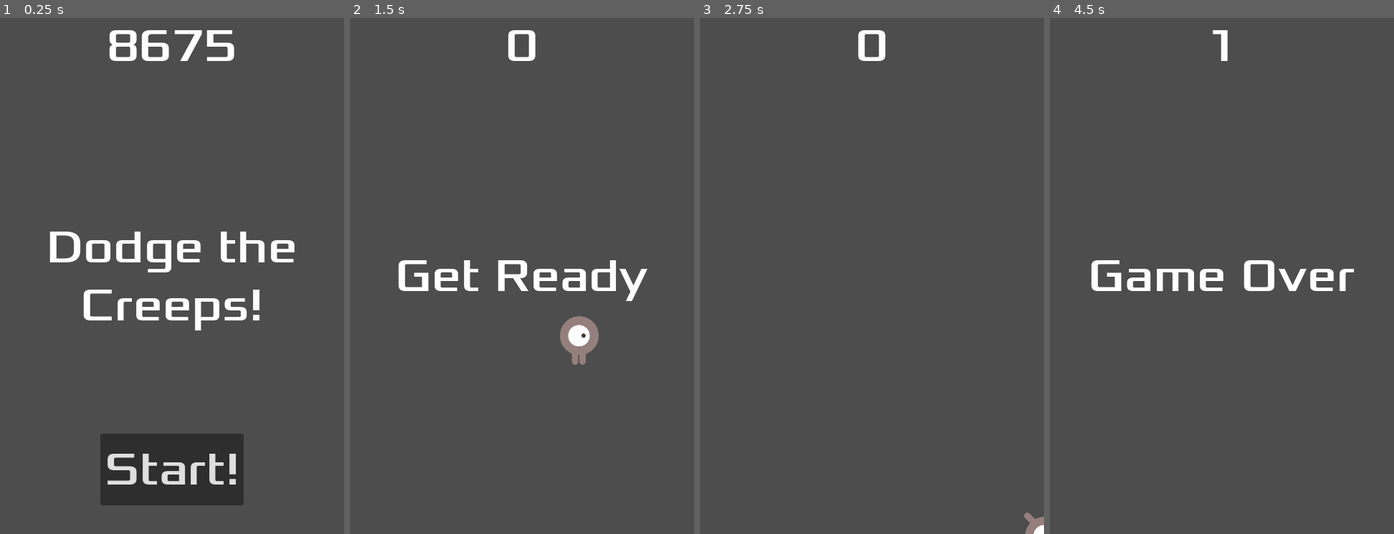
Above: before the commit, frames 1-4 (left to right).
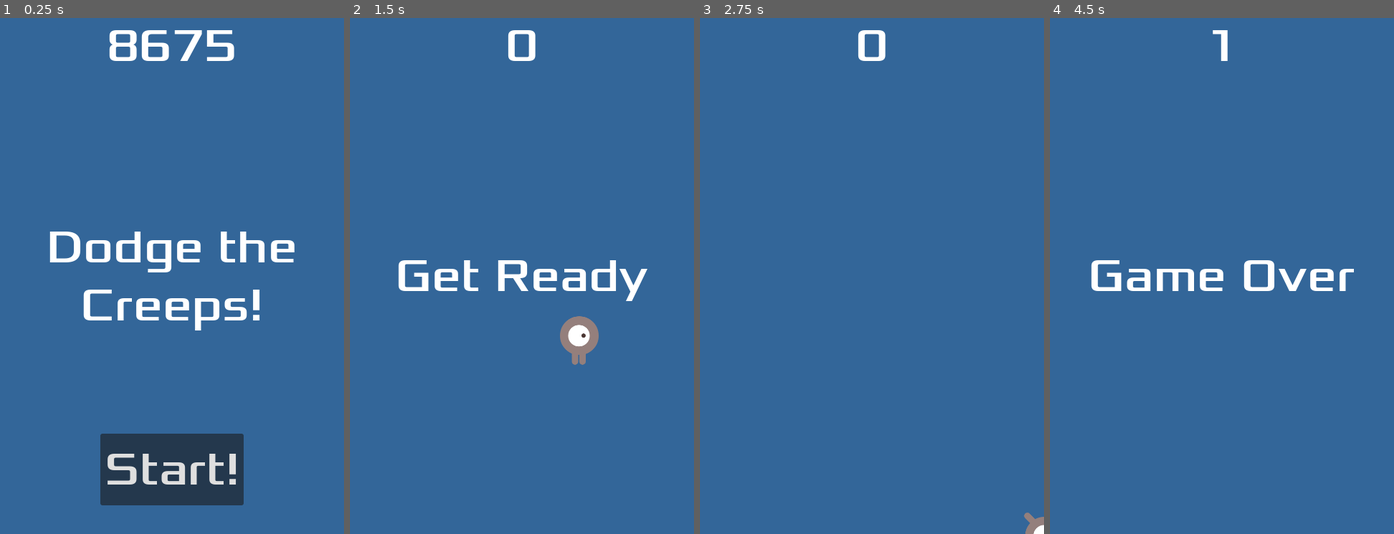
Above: after the commit, the same moments.

Repository: AlexAxthelm/dodge-the-creeps-2d
Game: Godot game, scene res://main.tscn
Same seed, same stepped clock (60 frames per second), same inputs: the game is played once before the commit and once after it.
Inputs:
- Up to frame 1 (0.25 s): no input
- Up to frame 2 (1.5 s): click "Start!" at 0.5 s; tap Enter at 1.25 s; hold Right (move_right) from 1.28 s (still down)
- Up to frame 3 (2.75 s): release Right (move_right) at 2.03 s; hold Down (move_down) from 2.03 s (still down)
- Up to frame 4 (4.5 s): release Down (move_down) at 2.78 s; hold Right (move_right) 2.78-3.53 s; hold Up (move_up) 3.53-4.28 s; hold Left (move_left) from 4.28 s (still down)

The runs differ from the first frame. In frame 1, 95% of the frame differs, in the area x 0-100%, y 0-100%; in frame 2, 97%; in frame 3, 100%; in frame 4, 98%.

Commit message:
background

Diff:
--- a/main.tscn
+++ b/main.tscn
@@ -14,6 +14,14 @@
 [node name="Main" type="Node"]
 script = ExtResource("1_0xm2m")
 mob_scene = ExtResource("2_1bvp3")
+
+[node name="ColorRect" type="ColorRect" parent="."]
+anchors_preset = 15
+anchor_right = 1.0
+anchor_bottom = 1.0
+grow_horizontal = 2
+grow_vertical = 2
+color = Color(0.2, 0.4, 0.6, 1)
 
 [node name="Player" parent="." instance=ExtResource("2_h2yge")]
 
